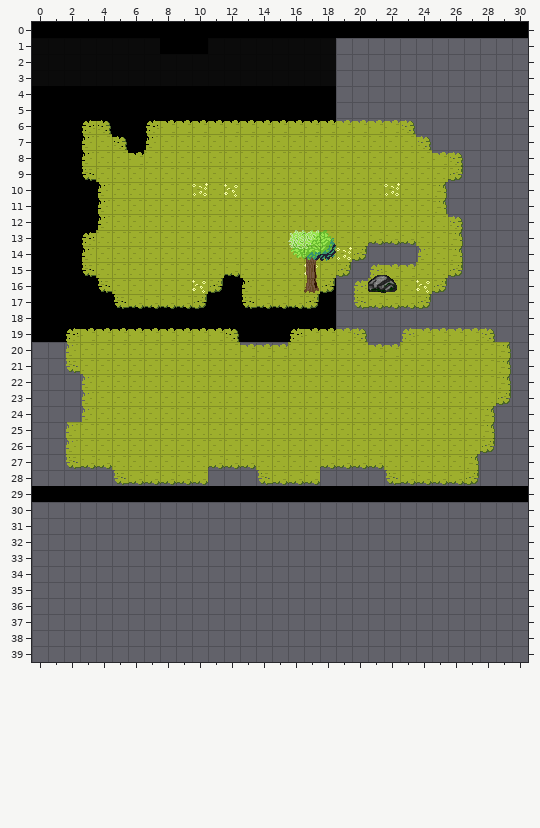
An edit to a level. Tiled map, res/worlds/credits.tmx. The picture above is the old version.
Cells are 16x16 px. Shown: x 0..30, y 0..39. The old version is drawn lined up with the new one.
After the commit:
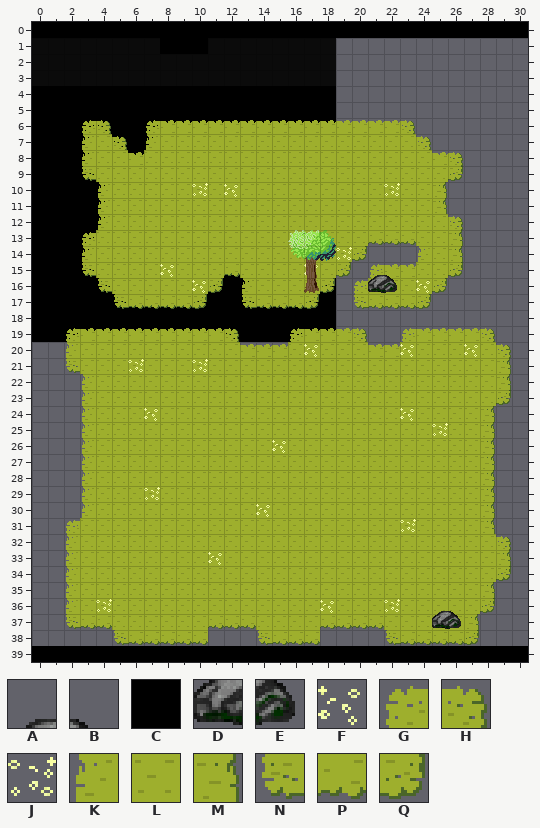
Key: from "Tileset": A 3, B 4, C 7, D 63, E 64, F 541, G 542, H 544, J 601, K 602, L 603, M 604, N 662, P 663, Q 664.
_ is an empty cell, . an unchanged one.
Diff:
map size 31x30 -> 31x40 cells
--- layer "Background #2"
@@ x 29..29 @@
-20 M
+20 H
@@ x 2..29 @@
-25 KL..........................
-26 KL........................Q.
-27 NPP......PPP....PPPP.....M_.
-28 .__NPPPPP___NPPP____NPPPPQ_.
-29 .__________________________.
-30 .__________________________.
-31 ___________________________.
-32 ____________________________
-33 ____________________________
-34 ____________________________
-35 ___________________________.
-36 ___________________________.
-37 __________________________..
-38 ...______...____....______..
+25 _K..........................
+26 _K........................M.
+27 _KL......LLL....LLLL.....LM.
+28 .KLLLLLLLLLLLLLLLLLLLLLLLLM.
+29 .KLLLLLLLLLLLLLLLLLLLLLLLLM.
+30 .KLLLLLLLLLLLLLLLLLLLLLLLLM.
+31 GLLLLLLLLLLLLLLLLLLLLLLLLLM.
+32 KLLLLLLLLLLLLLLLLLLLLLLLLLLH
+33 KLLLLLLLLLLLLLLLLLLLLLLLLLLM
+34 KLLLLLLLLLLLLLLLLLLLLLLLLLLQ
+35 KLLLLLLLLLLLLLLLLLLLLLLLLLM.
+36 KLLLLLLLLLLLLLLLLLLLLLLLLLQ.
+37 NPPLLLLLLPPPLLLLPPPPLLLLLM..
+38 ...NPPPPP...NPPP....NPPPPQ..
--- layer "Foreground"
@@ x 8..8 @@
-15 _
+15 F
@@ x 6..27 @@
-20 ..........._....._..._
-21 _..._.................
+20 ...........F.....F...F
+21 J...J.................
@@ x 7..25 @@
-24 _..............._..
-25 .................._
-26 ........_..........
+24 F...............F..
+25 ..................J
+26 ........F..........
@@ x 0..30 @@
-29 CCCCCCCCCCCCCCCCCCCCCCCCCCCCCCC
-30 .............._................
-31 ......................._.......
+29 _______J_______________________
+30 ..............F................
+31 .......................J.......
@@ x 11..11 @@
-33 _
+33 F
@@ x 4..26 @@
-36 _............._..._....
-37 .....................__
+36 J.............F...J....
+37 .....................DE
@@ x 0..30 @@
-39 _______________________________
+39 CCCCCCCCCCCCCCCCCCCCCCCCCCCCCCC
--- layer "Overlap"
@@ x 25..26 @@
-36 __
+36 AB
